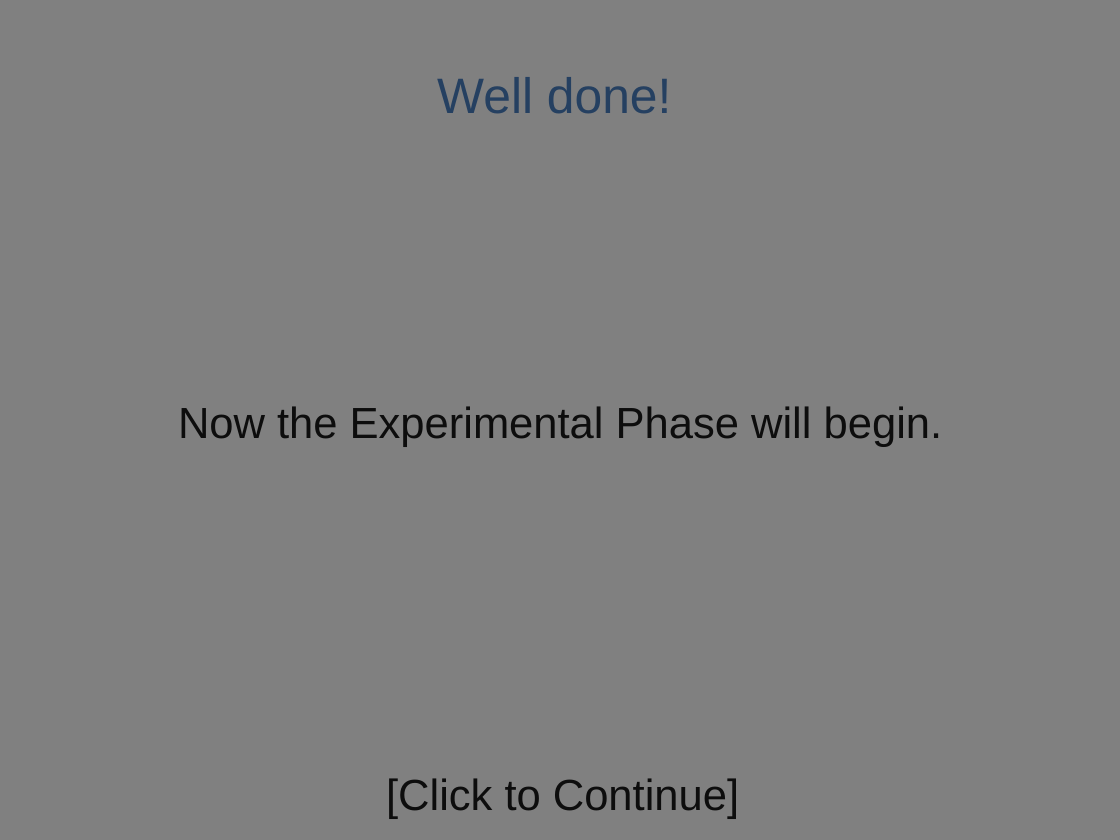
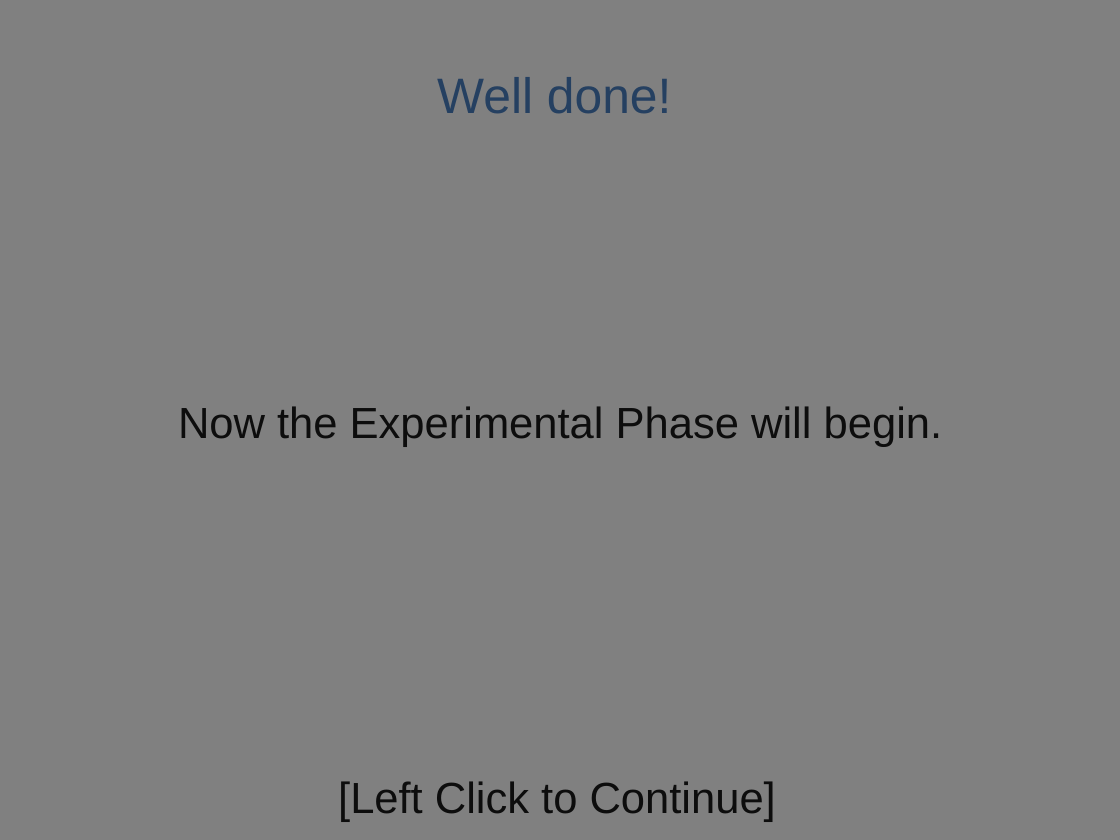
Before and after one commit to jasminetan6032/IST-EEG, a slide deck: slide 18 of Instructions/instructions_adapted.pptx. Drawn at 1120x840 pixels with LibreOffice and Linux fonts; fonts in the diff are those of the drawing. Boxes give left, top, right and bottom in pixels: in the first picture for what was removed or moved away, otherwise in the second. Text is boxed around its words. In the diff, an @@ line names an element or a change of style, - is before the commit and + after.

```diff
--- a/Instructions/instructions_adapted.pptx
+++ b/Instructions/instructions_adapted.pptx
@@ text at <box>338,781,776,822</box>: text changed @@
-[Click to Continue]
+[Left Click to Continue]
```
Also in this commit, not shown: 14 other slides changed, 17 other files.
